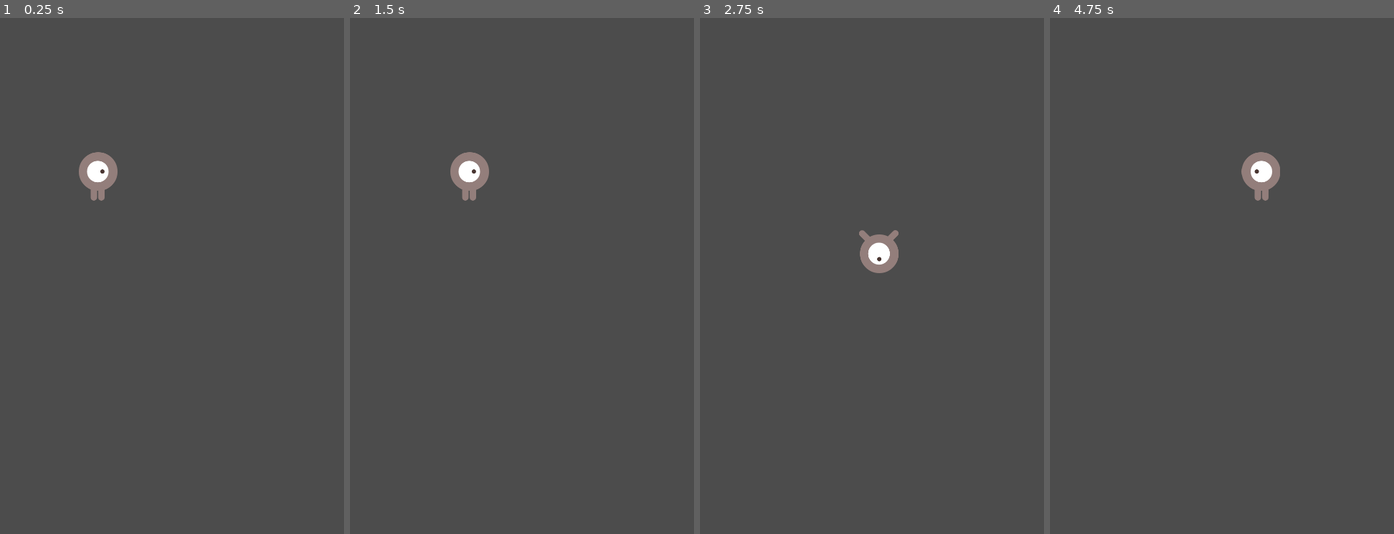
Above: before the commit, frames 1-4 (left to right).
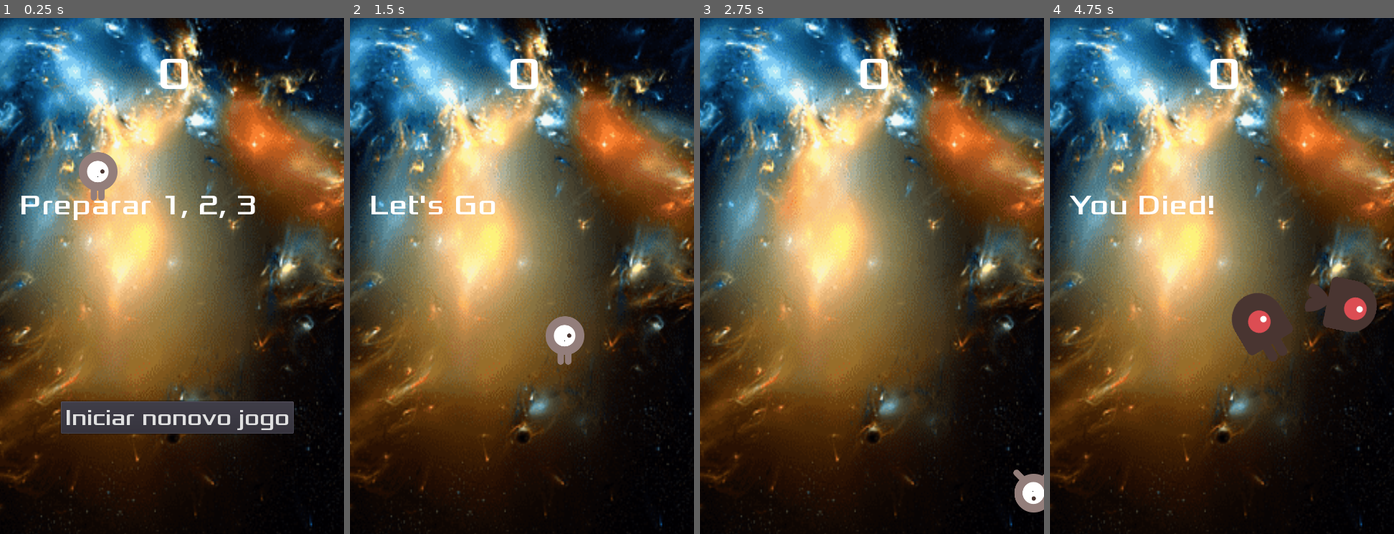
Above: after the commit, the same moments.

Repository: antonioaugustoalves/godot-aula2
Game: Godot game, scene res://scenes/Game.tscn
Same seed, same stepped clock (60 frames per second), same inputs: the game is played once before the commit and once after it.
Inputs (mouse positions are in pixels of both pictures, inside the frame that each line leads up to):
- Up to frame 1 (0.25 s): no input
- Up to frame 2 (1.5 s): click (528, 415) at 0.5 s, where only the run after the commit has a clickable "Iniciar nonovo jogo"; tap Enter at 1.25 s; hold Right (ui_right) from 1.28 s (still down)
- Up to frame 3 (2.75 s): release Right (ui_right) at 2.03 s; hold Down (ui_down) from 2.03 s (still down)
- Up to frame 4 (4.75 s): release Down (ui_down) at 2.78 s; hold Right (ui_right) 2.78-3.53 s; hold Up (ui_up) 3.53-4.28 s; hold Left (ui_left) from 4.28 s (still down)

The runs differ from the first frame. In frame 1, 92% of the frame differs, in the area x 0-100%, y 0-100%; in frame 2, 96%; in frame 3, 96%; in frame 4, 97%.

Commit message:
Game concluido

Diff:
--- /dev/null
+++ b/scenes/Background.tscn
@@ -0,0 +1,24 @@
+[gd_scene load_steps=5 format=2]
+
+[ext_resource path="res://assets/bg.png" type="Texture" id=1]
+
+[sub_resource type="CanvasItemMaterial" id=1]
+
+[sub_resource type="Theme" id=2]
+
+[sub_resource type="CanvasItemMaterial" id=3]
+blend_mode = 4
+light_mode = 1
+
+[node name="Background" type="ColorRect"]
+material = SubResource( 1 )
+margin_right = 453.0
+margin_bottom = 682.0
+theme = SubResource( 2 )
+color = Color( 0.0196078, 0.443137, 0.65098, 1 )
+
+[node name="Bg" type="Sprite" parent="."]
+material = SubResource( 3 )
+position = Vector2( 223, 335 )
+scale = Vector2( 1.98333, 2.26667 )
+texture = ExtResource( 1 )
--- a/scenes/Game.tscn
+++ b/scenes/Game.tscn
@@ -1,8 +1,12 @@
-[gd_scene load_steps=5 format=2]
+[gd_scene load_steps=9 format=2]
 
 [ext_resource path="res://scripts/Game.gd" type="Script" id=1]
 [ext_resource path="res://scenes/Mob.tscn" type="PackedScene" id=2]
 [ext_resource path="res://scenes/Player.tscn" type="PackedScene" id=3]
+[ext_resource path="res://scenes/HUD.tscn" type="PackedScene" id=4]
+[ext_resource path="res://scenes/Background.tscn" type="PackedScene" id=5]
+[ext_resource path="res://assets/art/House In a Forest Loop.ogg" type="AudioStream" id=6]
+[ext_resource path="res://assets/art/gameover.wav" type="AudioStream" id=7]
 
 [sub_resource type="Curve2D" id=1]
 _data = {
@@ -29,14 +33,29 @@
 position = Vector2( 12, 15 )
 rotation = 0.00227309
 
+[node name="StartPosition" type="Position2D" parent="."]
+position = Vector2( 240, 450 )
+
+[node name="HUD" parent="." instance=ExtResource( 4 )]
+
+[node name="Background" parent="." instance=ExtResource( 5 )]
+margin_left = -75.0
+margin_top = -15.0
+margin_right = 513.0
+margin_bottom = 765.0
+
 [node name="Player" parent="." instance=ExtResource( 3 )]
 position = Vector2( 137, 221 )
-SPEED = 150
+SPEED = 300
 
-[node name="StartPosition" type="Position2D" parent="."]
-position = Vector2( 240, 450 )
+[node name="Music" type="AudioStreamPlayer" parent="."]
+stream = ExtResource( 6 )
+
+[node name="Death" type="AudioStreamPlayer" parent="."]
+stream = ExtResource( 7 )
 
 [connection signal="timeout" from="MobTimer" to="." method="_on_MobTimer_timeout"]
 [connection signal="timeout" from="ScoreTimer" to="." method="_on_ScoreTimer_timeout"]
 [connection signal="timeout" from="StartTimer" to="." method="_on_StartTimer_timeout"]
-[connection signal="hit" from="Player" to="." method="_on_Player_hit"]
+[connection signal="start_game" from="HUD" to="." method="new_game"]
+[connection signal="hit" from="Player" to="." method="game_over"]
--- a/scenes/HUD.tscn
+++ b/scenes/HUD.tscn
@@ -8,7 +8,7 @@
 font_data = ExtResource( 1 )
 
 [sub_resource type="DynamicFont" id=2]
-size = 48
+size = 40
 font_data = ExtResource( 1 )
 
 [sub_resource type="DynamicFont" id=3]
@@ -54,3 +54,8 @@
 text = "Iniciar nonovo jogo"
 
 [node name="MessageTimer" type="Timer" parent="."]
+wait_time = 2.0
+one_shot = true
+
+[connection signal="pressed" from="ButtonStart" to="." method="_on_ButtonStart_pressed"]
+[connection signal="timeout" from="MessageTimer" to="." method="_on_MessageTimer_timeout"]
--- a/scenes/Mob.tscn
+++ b/scenes/Mob.tscn
@@ -38,7 +38,7 @@
 __meta__ = {
 "_edit_group_": true
 }
-MIN_SPEED = 100
+MIN_SPEED = 200
 MAX_SPEED = 300
 
 [node name="Animation" type="AnimatedSprite" parent="."]
--- a/scenes/Player.tscn
+++ b/scenes/Player.tscn
@@ -23,9 +23,18 @@
 radius = 6.94381
 height = 13.0325
 
+[sub_resource type="GradientTexture" id=3]
+
+[sub_resource type="ParticlesMaterial" id=4]
+flag_disable_z = true
+gravity = Vector3( 0, 0, 0 )
+orbit_velocity = 0.0
+orbit_velocity_random = 0.0
+color_ramp = SubResource( 3 )
+
 [node name="Player" type="Area2D"]
 script = ExtResource( 5 )
-SPEED = 2
+SPEED = 100
 
 [node name="Animation" type="AnimatedSprite" parent="."]
 scale = Vector2( 0.5, 0.5 )
@@ -37,4 +46,9 @@
 scale = Vector2( 3.60033, -2.40806 )
 shape = SubResource( 2 )
 
+[node name="Trail" type="Particles2D" parent="."]
+amount = 10
+speed_scale = 2.0
+process_material = SubResource( 4 )
+
 [connection signal="body_entered" from="." to="." method="_on_Player_body_entered"]
--- a/scripts/Game.gd
+++ b/scripts/Game.gd
@@ -16,11 +16,22 @@
 	score = 0
 	$Player.start($StartPosition.position)
 	$StartTimer.start()
+	$HUD.update_score(score)
+	$HUD.show_message("Let's Go")
+	$Music.play()
+	$Death.stop();
 
 func game_over():
 	score = 0 # Reinicia a contagem de pontos
 	$ScoreTimer.stop()
 	$MobTimer.stop()
+	$HUD.update_score(score)
+	$HUD.show_game_over()
+	$HUD.show_message("You Died!")
+	$Music.stop()
+	$Death.play()
+
+
 
 
 func _on_Player_hit():
@@ -33,15 +44,16 @@
 
 func _on_ScoreTimer_timeout():
 	score +=1
+	$HUD.update_score(score)
 
 
 func _on_MobTimer_timeout():
-	$MobPath/Spawn.offset(randi())
+	$MobPath/Spawn.set_offset(randi())
 	var mob = Mob.instance()
 	add_child(mob)
 	var direction = $MobPath/Spawn.rotation + PI/2
 	mob.position = $MobPath/Spawn.position
-	direction  = rand_range(-PI/4, PI/4)
+	direction  += rand_range(-PI/4, PI/4)
 	mob.rotation = direction
 	var rand_x = rand_range(mob.MIN_SPEED, mob.MAX_SPEED)
 	mob.set_linear_velocity(Vector2(rand_x, 0).rotated(direction))
--- a/scripts/HUD.gd
+++ b/scripts/HUD.gd
@@ -17,5 +17,13 @@
 func update_score(score):
 	$ScoreLabel.text = str(score)
 
-func _on_StartButton_pressed():
+
+
+func _on_MessageTimer_timeout():
+	$MessageLabel.hide()
+
+
+
+func _on_ButtonStart_pressed():
 	$ButtonStart.hide()
+	emit_signal("start_game")
Binary file added: assets/bg.png
Not shown, added: assets/bg.png.import
Not shown, added: export_presets.cfg
Not shown: 1 places in scenes/Player.tscn that only renumber resources
Not shown, added: executavel/Slither.exe
Not shown, added: executavel/Slither.pck
